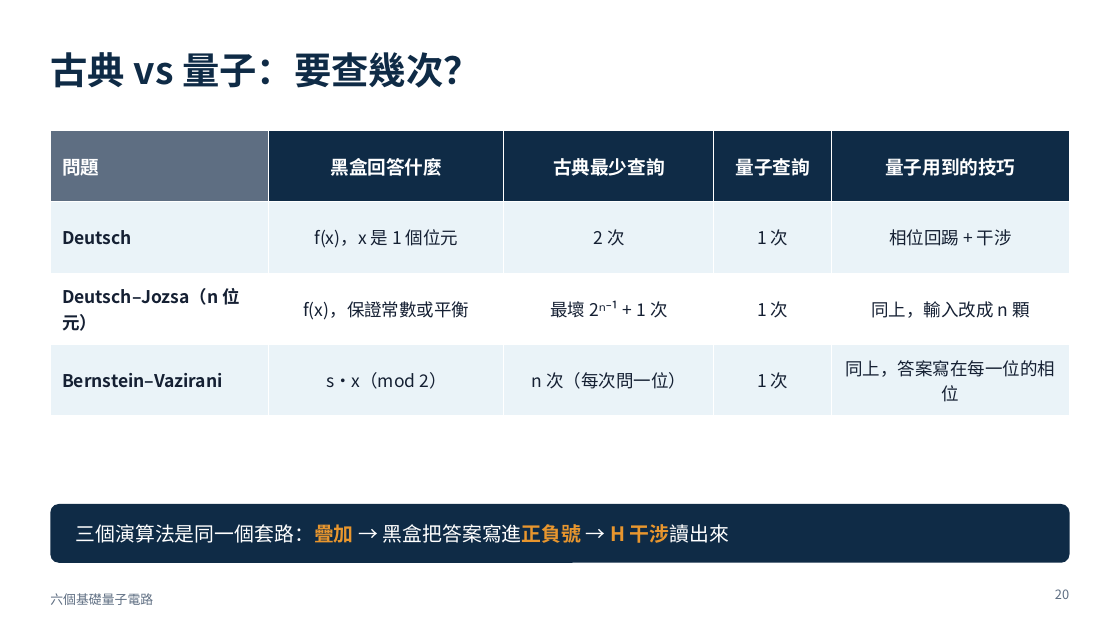
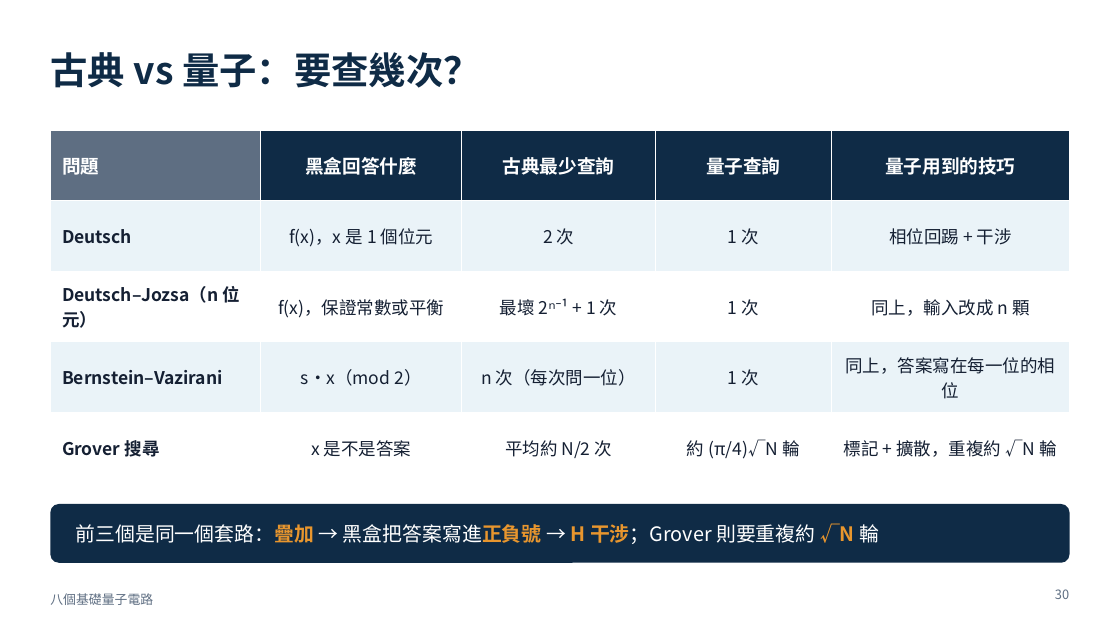
Before and after one commit to pcpcchen-coder/QuantumComputing, a slide deck: slide 30 of slides/output/basic-circuits.pptx (slide 20 before the commit). Drawn at 1120x630 pixels with LibreOffice and Linux fonts; fonts in the diff are those of the drawing. Boxes give left, top, right and bottom in pixels: in the first picture for what was removed or moved away, otherwise in the second. Text is boxed around its words. In the diff, an @@ line names an element or a change of style, - is before the commit and + after.

```diff
--- a/slides/output/basic-circuits.pptx
+++ b/slides/output/basic-circuits.pptx
@@ table at (50,130,1070,464) @@
+row 5: Grover 搜尋 | x 是不是答案 | 平均約 N/2 次 | 約 (π/4)√N 輪 | 標記 + 擴散，重複約 √N 輪
@@ text at (76,523,879,544): text changed @@
-三個演算法是同一個套路：疊加 → 黑盒把答案寫進正負號 → H 干涉讀出來
+前三個是同一個套路：疊加 → 黑盒把答案寫進正負號 → H 干涉；Grover 則要重複約 √N 輪
@@ text at (50,593,153,605): text changed @@
-六個基礎量子電路
+八個基礎量子電路
@@ page number at (1055,589,1069,599): text changed @@
-20
+30
```
Also in this commit, not shown: 23 other slides changed, 8 slides added, 16 other files.
